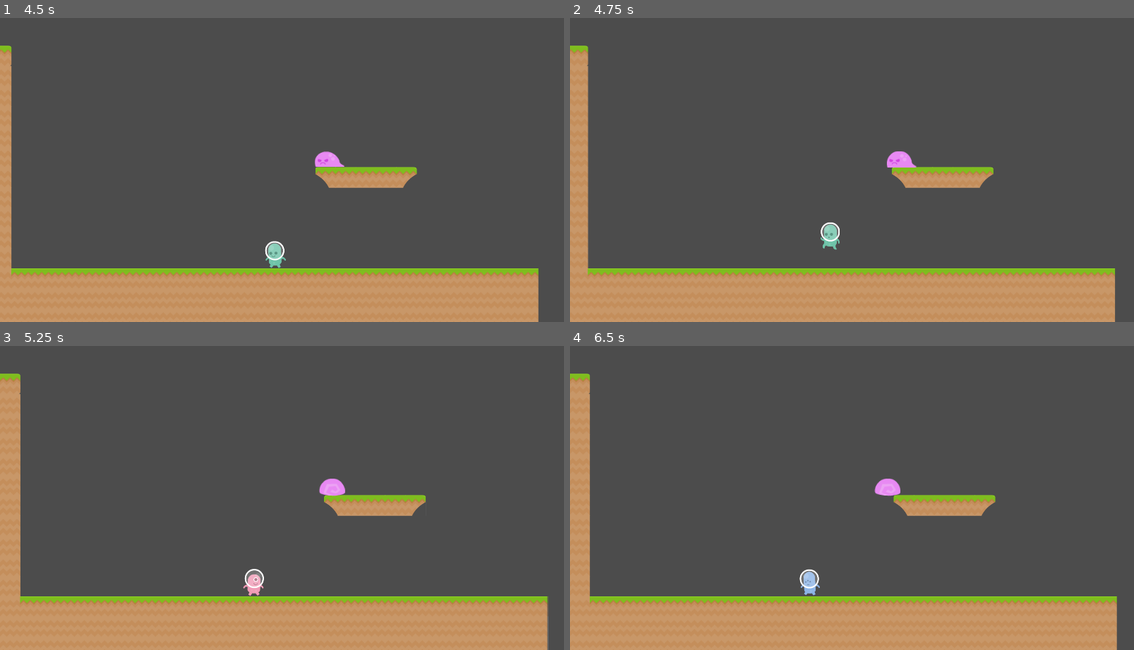
Above: before the commit, frames 1-4 (two rows, left to right).
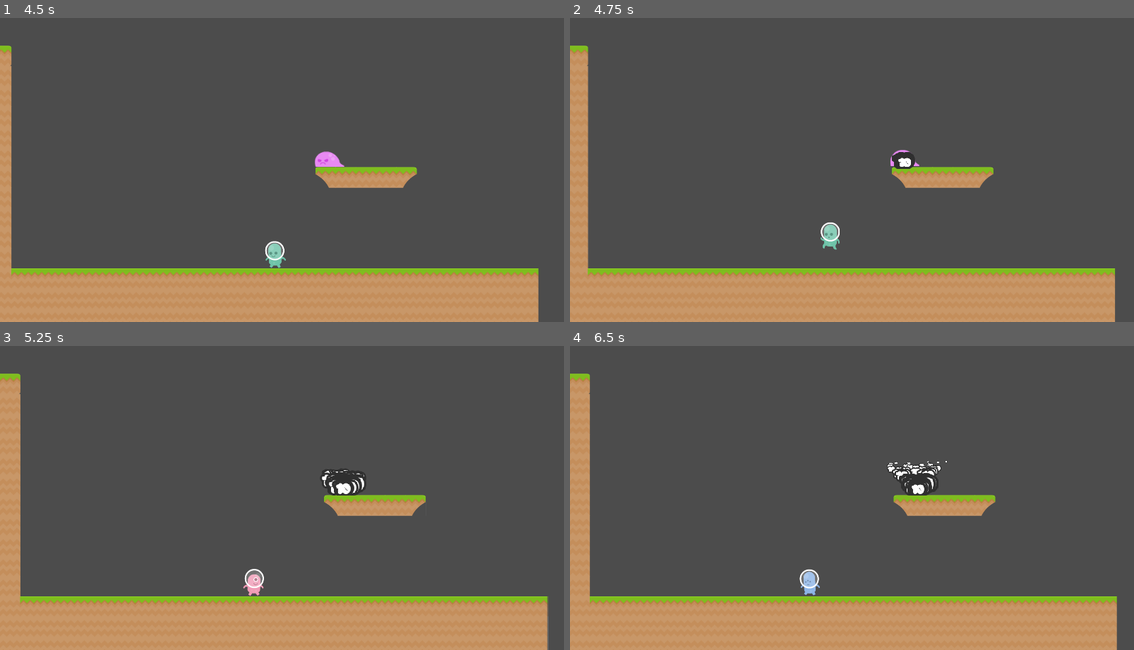
Above: after the commit, the same moments.

Repository: HarissaHero/extraterrestrial2D
Game: Godot game, scene res://src/scenes/levels/level1.tscn
Same seed, same stepped clock (60 frames per second), same inputs: the game is played once before the commit and once after it.
Inputs:
- Up to frame 1 (4.5 s): hold Right (p_move_right) 0.53-2.03 s; tap F (p_transform) every 0.75 s from 0.6 to 4.35 s; tap Up (p_jump) at 0.77, 1.52, 3.02, 3.77 s; hold Left (p_move_left) 2.03-2.78 s; hold Right (p_move_right) 2.78-4.28 s; tap 1 (p_skill_1, bound only after the commit) at 4.15 s; hold Left (p_move_left) from 4.28 s (still down)
- Up to frame 2 (4.75 s): keep holding Left (p_move_left); tap Up (p_jump) at 4.52 s
- Up to frame 3 (5.25 s): tap 2 (p_skill_2, bound only after the commit) at 4.9 s; release Left (p_move_left) at 5.03 s; hold Right (p_move_right) from 5.03 s (still down); tap F (p_transform) at 5.1 s
- Up to frame 4 (6.5 s): tap 3 (p_skill_3, bound only after the commit) at 5.65 s; release Right (p_move_right) at 5.78 s; hold Left (p_move_left) from 5.78 s (still down); tap F (p_transform) at 5.85 s; tap Up (p_jump) at 6.02 s; tap 4 (p_skill_4, bound only after the commit) at 6.4 s

Frame 1 is identical in both runs. In frame 2, 0.3% of the frame differs, in the area x 56-62%, y 43-50%; in frame 3, 0.6%; in frame 4, 0.9%, in the area x 53-67%, y 37-50%.

Commit message:
adds aoe mecanism with opponent hit and push

Diff:
--- a/project.godot
+++ b/project.godot
@@ -14,6 +14,11 @@
 "language": "GDScript",
 "path": "res://Actor.gd"
 }, {
+"base": "Area2D",
+"class": "AreOfEffect",
+"language": "GDScript",
+"path": "res://src/scenes/attacks/aoe_attack.gd"
+}, {
 "base": "Reference",
 "class": "Character",
 "language": "GDScript",
@@ -26,6 +31,7 @@
 } ]
 _global_script_class_icons={
 "Actor": "",
+"AreOfEffect": "",
 "Character": "",
 "Skill": ""
 }
@@ -68,6 +74,26 @@
 "events": [ Object(InputEventKey,"resource_local_to_scene":false,"resource_name":"","device":0,"alt":false,"shift":false,"control":false,"meta":false,"command":false,"pressed":false,"scancode":0,"physical_scancode":70,"unicode":0,"echo":false,"script":null)
  ]
 }
+p_skill_1={
+"deadzone": 0.5,
+"events": [ Object(InputEventKey,"resource_local_to_scene":false,"resource_name":"","device":0,"alt":false,"shift":false,"control":false,"meta":false,"command":false,"pressed":false,"scancode":0,"physical_scancode":49,"unicode":0,"echo":false,"script":null)
+ ]
+}
+p_skill_2={
+"deadzone": 0.5,
+"events": [ Object(InputEventKey,"resource_local_to_scene":false,"resource_name":"","device":0,"alt":false,"shift":false,"control":false,"meta":false,"command":false,"pressed":false,"scancode":0,"physical_scancode":50,"unicode":0,"echo":false,"script":null)
+ ]
+}
+p_skill_3={
+"deadzone": 0.5,
+"events": [ Object(InputEventKey,"resource_local_to_scene":false,"resource_name":"","device":0,"alt":false,"shift":false,"control":false,"meta":false,"command":false,"pressed":false,"scancode":0,"physical_scancode":51,"unicode":0,"echo":false,"script":null)
+ ]
+}
+p_skill_4={
+"deadzone": 0.5,
+"events": [ Object(InputEventKey,"resource_local_to_scene":false,"resource_name":"","device":0,"alt":false,"shift":false,"control":false,"meta":false,"command":false,"pressed":false,"scancode":0,"physical_scancode":52,"unicode":0,"echo":false,"script":null)
+ ]
+}
 
 [layer_names]
 
@@ -79,6 +105,7 @@
 2d_physics/layer_2="enemies"
 2d_physics/layer_3="items"
 2d_physics/layer_4="world"
+2d_physics/layer_5="player_attacks"
 
 [physics]
 
--- /dev/null
+++ b/src/scenes/attacks/aoe_attack.gd
@@ -0,0 +1,21 @@
+extends Area2D
+
+class_name AreOfEffect
+
+onready var tween := get_node("Tween")
+
+# Called when the node enters the scene tree for the first time.
+func _ready() -> void:
+	print("called")
+	tween.interpolate_property(self, "scale", scale, Vector2(100.0, 100.0), 1.0, Tween.TRANS_LINEAR, Tween.EASE_OUT_IN, 0.1)
+	tween.start()
+	yield(get_tree().create_timer(1.0), "timeout")
+	queue_free()
+
+
+func _process(delta: float) -> void:
+	var damage = 10
+	var targets = get_overlapping_bodies()
+	for target in targets:
+		target.onHit(damage)
+		target.onPush(self.global_position)
--- /dev/null
+++ b/src/scenes/attacks/aoe_attack.tscn
@@ -0,0 +1,15 @@
+[gd_scene load_steps=3 format=2]
+
+[ext_resource path="res://src/scenes/attacks/aoe_attack.gd" type="Script" id=1]
+
+[sub_resource type="CircleShape2D" id=1]
+
+[node name="AreaOfEffect" type="Area2D"]
+collision_layer = 256
+collision_mask = 2
+script = ExtResource( 1 )
+
+[node name="CollisionShape2D" type="CollisionShape2D" parent="."]
+shape = SubResource( 1 )
+
+[node name="Tween" type="Tween" parent="."]
--- a/src/scenes/enemies/slime/slime.gd
+++ b/src/scenes/enemies/slime/slime.gd
@@ -4,6 +4,7 @@
 
 var is_near_player = false
 var health = 1000
+var hit_speed := Vector2(100.0, 50.0)
 
 func _ready() -> void:
 	pass
@@ -18,11 +19,21 @@
 
 func _on_ContactDetector_body_entered(body: KinematicBody2D) -> void:
 	var damage = 100
+	onHit(damage)
+
+
+func onHit(damage : float) -> void:
+	print('got hit')
 	health -= damage
 	var text = floating_numbers.instance()
 	text.amount = damage
 	add_child(text)
 
+
+func onPush(origin : Vector2) -> void:
+	print('getiing pushed')
+	_velocity = (global_position - origin).normalized() * hit_speed
+	move_and_slide(_velocity)
 
 func _physics_process(delta: float) -> void:
 	if health <= 0:
--- a/src/scenes/enemies/slime/slime.tscn
+++ b/src/scenes/enemies/slime/slime.tscn
@@ -13,25 +13,25 @@
 "name": "idle",
 "speed": 5.0
 }, {
+"frames": [ ExtResource( 5 ) ],
+"loop": true,
+"name": "die",
+"speed": 5.0
+}, {
 "frames": [ ExtResource( 2 ), ExtResource( 3 ) ],
 "loop": true,
 "name": "walk",
 "speed": 5.0
-}, {
-"frames": [ ExtResource( 5 ) ],
-"loop": true,
-"name": "die",
-"speed": 5.0
 } ]
 
 [sub_resource type="RectangleShape2D" id=2]
-extents = Vector2( 17.25, 10.5 )
+extents = Vector2( 19.875, 10.5 )
 
 [sub_resource type="CircleShape2D" id=3]
 radius = 183.025
 
 [sub_resource type="CircleShape2D" id=4]
-radius = 17.2627
+radius = 21.5232
 
 [node name="slime" type="KinematicBody2D"]
 scale = Vector2( 2, 2 )
@@ -44,7 +44,7 @@
 animation = "die"
 
 [node name="CollisionShape2D" type="CollisionShape2D" parent="."]
-position = Vector2( -3, 3 )
+position = Vector2( -0.375, 3 )
 shape = SubResource( 2 )
 
 [node name="PlayerDetector" type="Area2D" parent="."]
@@ -57,10 +57,11 @@
 
 [node name="ContactDetector" type="Area2D" parent="."]
 collision_layer = 0
+collision_mask = 257
 
 [node name="CollisionShape2D" type="CollisionShape2D" parent="ContactDetector"]
 modulate = Color( 0.12549, 1, 0, 1 )
-position = Vector2( -4, 2.5 )
+position = Vector2( -1, 1 )
 shape = SubResource( 4 )
 
 [connection signal="body_entered" from="PlayerDetector" to="." method="_on_PlayerDetector_body_entered"]
--- a/src/scenes/player/player.gd
+++ b/src/scenes/player/player.gd
@@ -2,6 +2,7 @@
 
 var Character = load('res://src/entities/Character.gd')
 var Skill = load('res://src/entities/Skill.gd')
+var AoeAttack = preload("res://src/scenes/attacks/aoe_attack.tscn")
 
 var base_attack = Skill.new("Stomp", "Basic attack deals 100 damage", Skill.skill_types.ATTACK, null, 100.0)
 
@@ -24,6 +25,13 @@
 
 func _physics_process(delta: float) -> void:
 	var is_jump_interrupted := Input.is_action_just_released("p_jump") and _velocity.y < 0.0
+	var skill_request := get_skill_to_call()
+
+	if skill_request > -1:
+		print("aoe")
+		var aoe = AoeAttack.instance()
+		add_child(aoe)
+
 	var transformation_request := Input.is_action_just_pressed("p_transform")
 	if transformation_request:
 		selected_character = (selected_character + 1) % 3
@@ -46,3 +54,14 @@
 func get_direction() -> Vector2:
 	return Vector2(Input.get_action_strength("p_move_right") - Input.get_action_strength("p_move_left"),
 	-1.0 if Input.is_action_just_pressed("p_jump") and is_on_floor() else 1.0)
+
+func get_skill_to_call() -> int:
+	if Input.is_action_just_pressed("p_skill_1"):
+		return 0
+	if Input.is_action_just_pressed("p_skill_2"):
+		return 1
+	if Input.is_action_just_pressed("p_skill_3"):
+		return 2
+	if Input.is_action_just_pressed("p_skill_4"):
+		return 3
+	return -1
